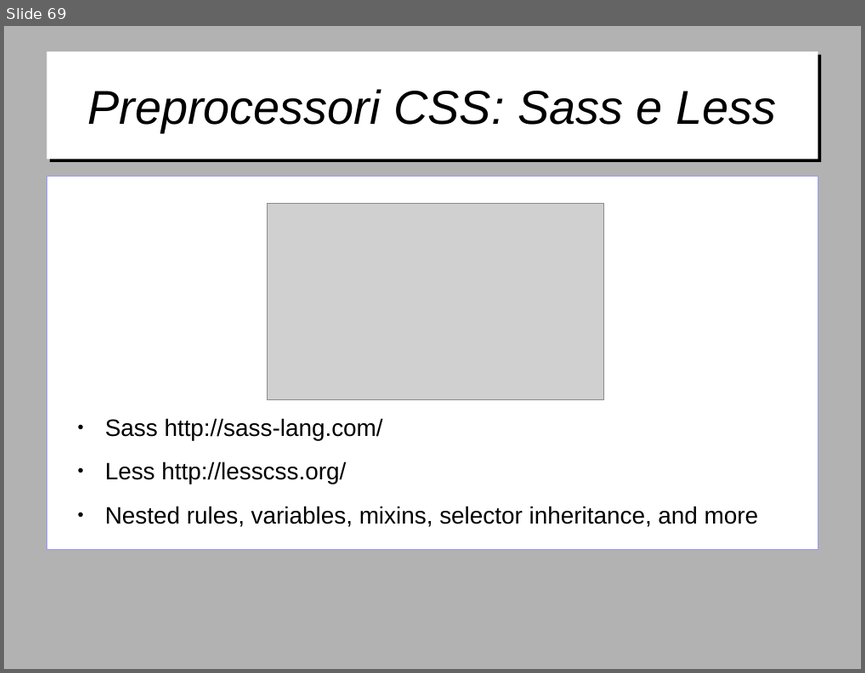
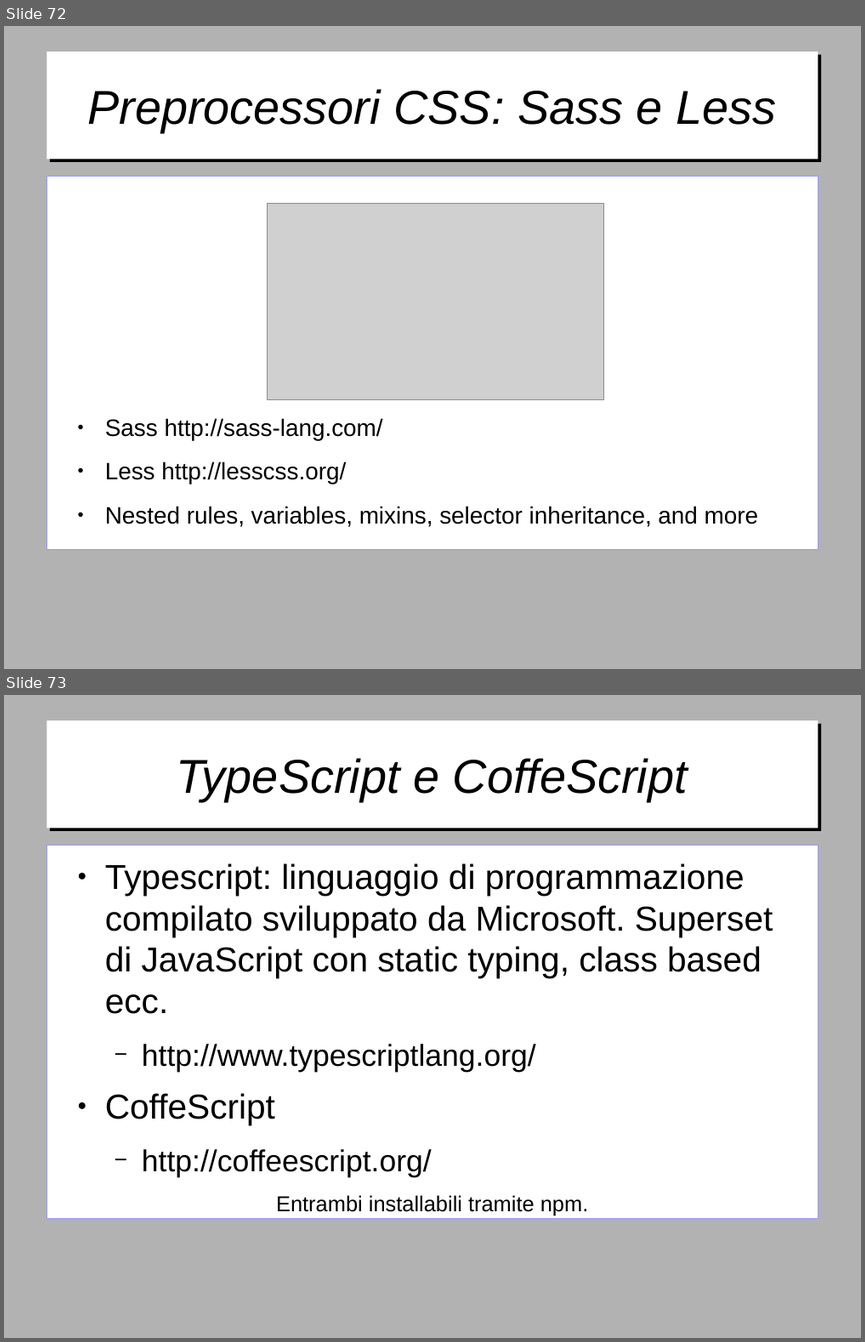
Before and after one commit to gitfer/ARXCourse, a slide deck: ARXCourse.odp. Shown one above the other, each under a label of ours: slide 69 before the commit, slides 72 and 73 after it. The pictures are 865x673 and 865x1342 pixels, drawn with LibreOffice and Linux fonts; fonts in the diff are those of the drawing; grey boxes stand for pictures; background and template pictures are left out. Boxes give left, top, right and bottom in pixels: in the first picture for what was removed or moved away, otherwise in the second. Text is boxed around its words. In the diff, an @@ line names an element or a change of style, - is before the commit and + after.

```diff
--- a/ARXCourse.odp
+++ b/ARXCourse.odp
@@ slide 73 added at [4, 695, 861, 1338], background #B2B2B2 @@
@@ title added at [46, 721, 818, 828], fill #FFFFFF, 44 pt, text #000000, italic @@
+TypeScript e CoffeScript
@@ text added at [46, 845, 818, 1219], fill #FFFFFF, outline #9999FF 0 pt, 32 pt, text #000000 @@
+● Typescript: linguaggio di programmazione compilato sviluppato da Microsoft. Superset di JavaScript con static typing, class based ecc.
+  − http://www.typescriptlang.org/
+● CoffeScript
+  − http://coffeescript.org/
+Entrambi installabili tramite npm.
@@ what was slide 69 is now slide 72 @@
```
Also in this commit, not shown: 3 other slides added, 1 other file.
